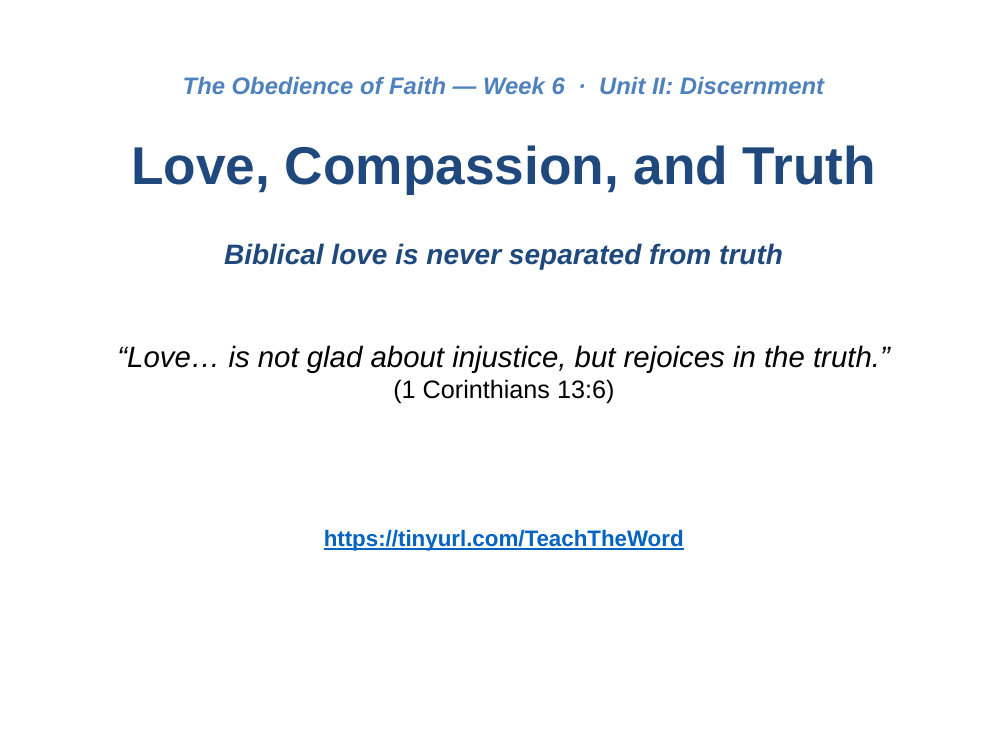
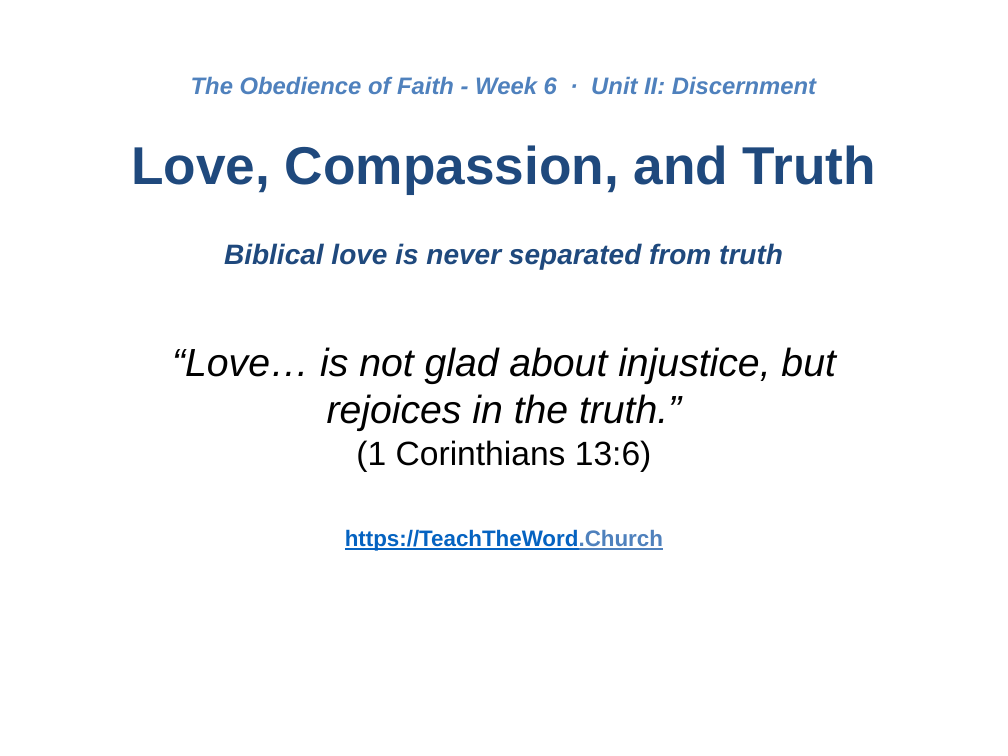
Before and after one commit to UsefulEngines/EvangelismPublic, a slide deck: slide 1 of 2026-Q4/06-LoveCompassionTruth/Week06-LoveCompassionAndTruth.pptx. Drawn at 1008x756 pixels with LibreOffice and Linux fonts; fonts in the diff are those of the drawing. Boxes give left, top, right and bottom in pixels: in the first picture for what was removed or moved away, otherwise in the second. Text is boxed around its words. In the diff, an @@ line names an element or a change of style, - is before the commit and + after.

```diff
--- a/2026-Q4/06-LoveCompassionTruth/Week06-LoveCompassionAndTruth.pptx
+++ b/2026-Q4/06-LoveCompassionTruth/Week06-LoveCompassionAndTruth.pptx
@@ text at [191,76,816,94]: text changed @@
-The Obedience of Faith — Week 6 · Unit II: Discernment
+The Obedience of Faith - Week 6 · Unit II: Discernment
@@ text "“Love… is not glad about ..." at [172,347,835,472]: size 21 to 28 pt in "“Love… is not glad about injustice, but ..."; size 18 to 24 pt in "(1 Corinthians 13:6)" @@
@@ text at [345,529,663,551]: text changed @@
-https://tinyurl.com/TeachTheWord
+https://TeachTheWord.Church
```
Also in this commit, not shown: 6 other slides changed.
